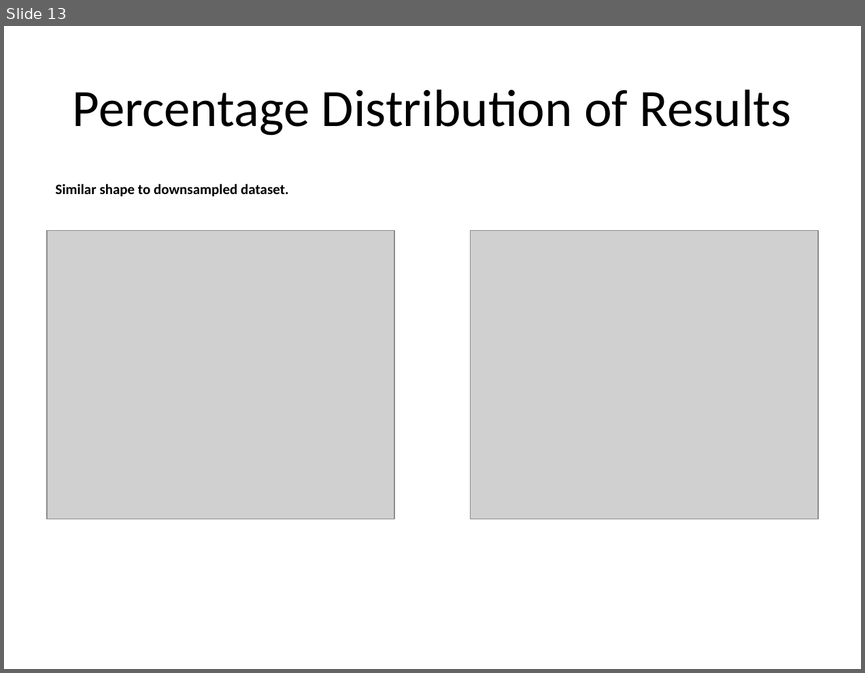
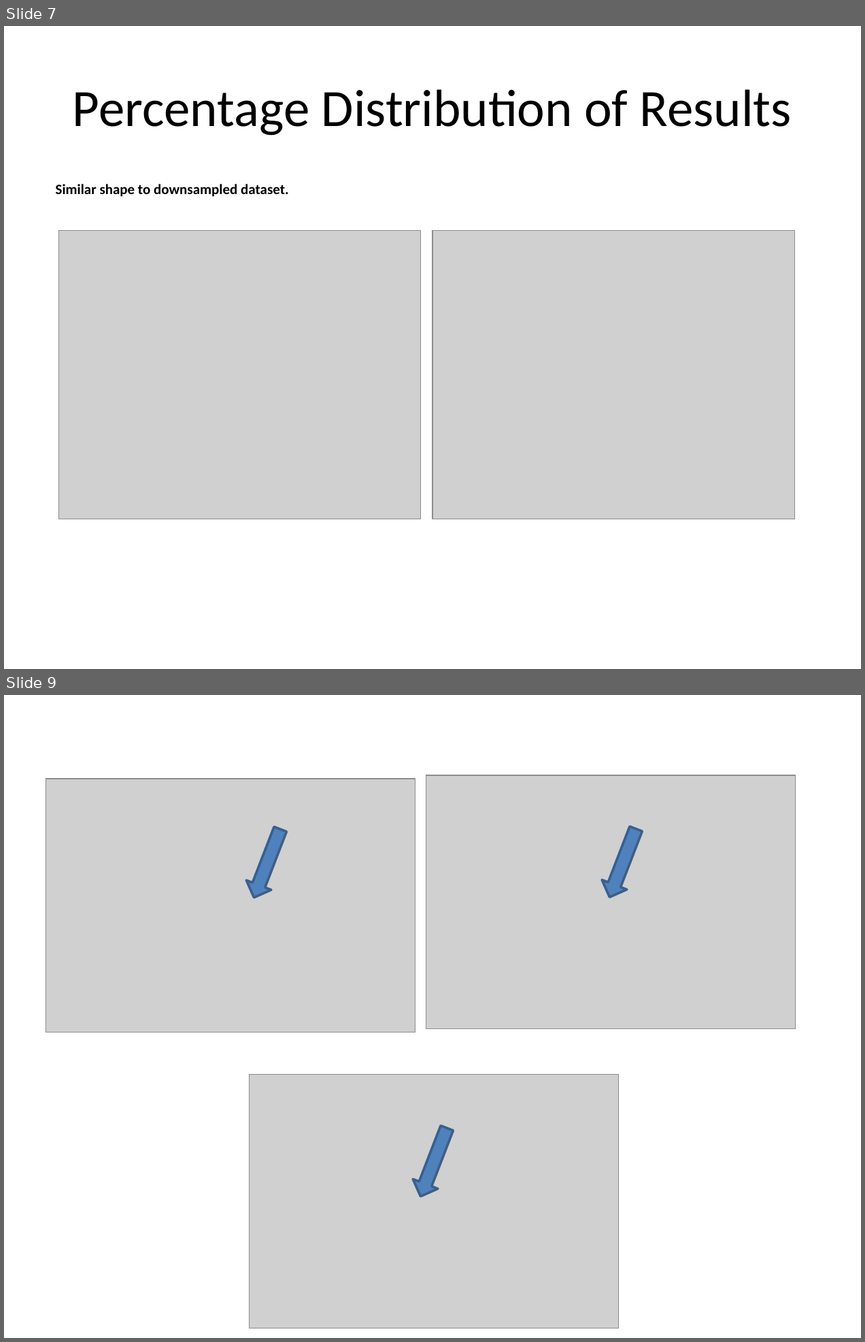
Before and after one commit to msherga/CaseStudy2DDS, a slide deck: Slides/casestudy2ppt.pptx. Shown one above the other, each under a label of ours: slide 13 before the commit, slides 7 and 9 after it; the slides between them are not shown. The pictures are 865x673 and 865x1342 pixels, drawn with LibreOffice and Linux fonts; fonts in the diff are those of the drawing; grey boxes stand for pictures. Boxes give left, top, right and bottom in pixels: in the first picture for what was removed or moved away, otherwise in the second. Text is boxed around its words. In the diff, an @@ line names an element or a change of style, - is before the commit and + after.

```diff
--- a/Slides/casestudy2ppt.pptx
+++ b/Slides/casestudy2ppt.pptx
@@ slide 9 added at (x1=4, y1=695, x2=861, y2=1338), background #FFFFFF @@
@@ picture added at (x1=426, y1=775, x2=795, y2=1029) @@
@@ picture added at (x1=46, y1=779, x2=415, y2=1032) @@
@@ down arrow added at (x1=241, y1=825, x2=292, y2=902), fill #4F81BD, outline #3A5F8C 2 pt @@
@@ down arrow added at (x1=597, y1=824, x2=648, y2=901), fill #4F81BD, outline #3A5F8C 2 pt @@
@@ picture added at (x1=249, y1=1074, x2=618, y2=1328) @@
@@ down arrow added at (x1=408, y1=1123, x2=459, y2=1200), fill #4F81BD, outline #3A5F8C 2 pt @@
@@ what was slide 13 is now slide 7 @@
@@ slide 7 changed as well @@
@@ picture resized from (x1=47, y1=230, x2=395, y2=518) to (x1=59, y1=230, x2=422, y2=518) @@
@@ picture resized from (x1=470, y1=230, x2=818, y2=518) to (x1=432, y1=230, x2=795, y2=518) @@
```
Also in this commit, not shown: 6 other slides changed, 2 other slides added, 6 slides removed, 14 other files.
